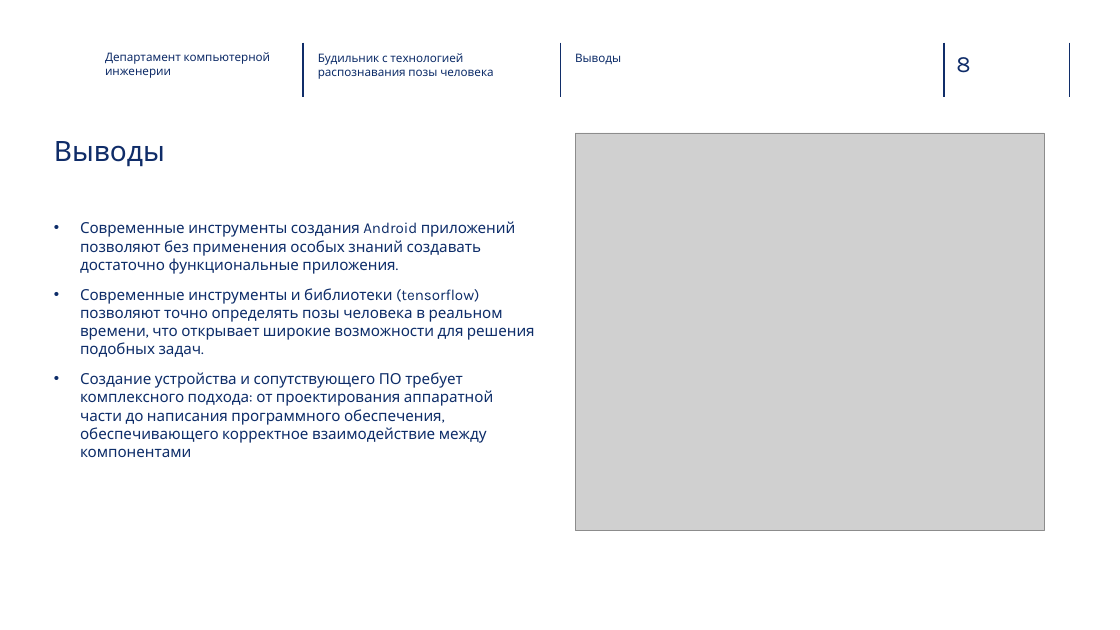
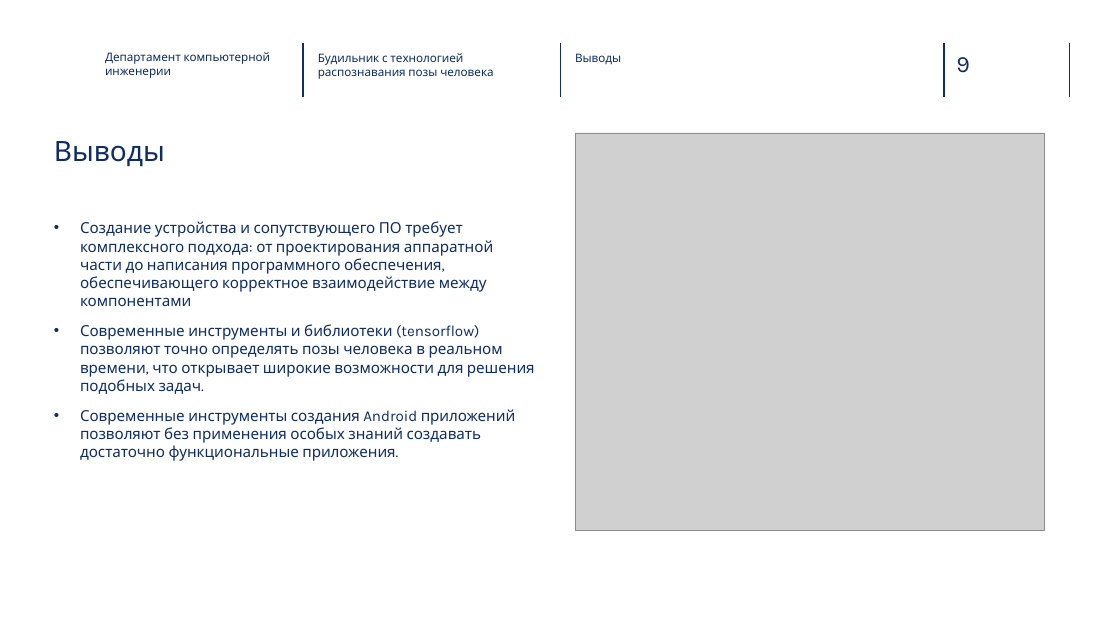
Before and after one commit to SynKolbasyn/alarm_clock, a slide deck: slide 9 of docs/alarm_clock.pptx (slide 8 before the commit). Drawn at 1120x630 pixels with LibreOffice and Linux fonts; fonts in the diff are those of the drawing; grey boxes stand for pictures; background and template pictures are left out. Boxes give left, top, right and bottom in pixels: in the first picture for what was removed or moved away, otherwise in the second. Text is boxed around its words. In the diff, an @@ line names an element or a change of style, - is before the commit and + after.

Commit message:
refactor(pptx)

```diff
--- a/docs/alarm_clock.pptx
+++ b/docs/alarm_clock.pptx
@@ page number at (x1=956, y1=57, x2=970, y2=73): text changed @@
-8
+9
@@ text at (x1=80, y1=221, x2=535, y2=394): paragraphs added @@
+• Создание устройства и сопутствующего ПО требует комплексного подхода: от проектирования аппаратной части до написания программного обеспечения, обеспечивающего корректное взаимодействие между компонентами
+• Современные инструменты и библиотеки (tensorflow) позволяют точно определять позы человека в реальном времени, что открывает широкие возможности для решения подобных задач.
@@ text at (x1=80, y1=288, x2=535, y2=457): paragraphs removed @@
-• Современные инструменты и библиотеки (tensorflow) позволяют точно определять позы человека в реальном времени, что открывает широкие возможности для решения подобных задач.
-• Создание устройства и сопутствующего ПО требует комплексного подхода: от проектирования аппаратной части до написания программного обеспечения, обеспечивающего корректное взаимодействие между компонентами
```
Also in this commit, not shown: 2 other slides changed, 1 slide added.
